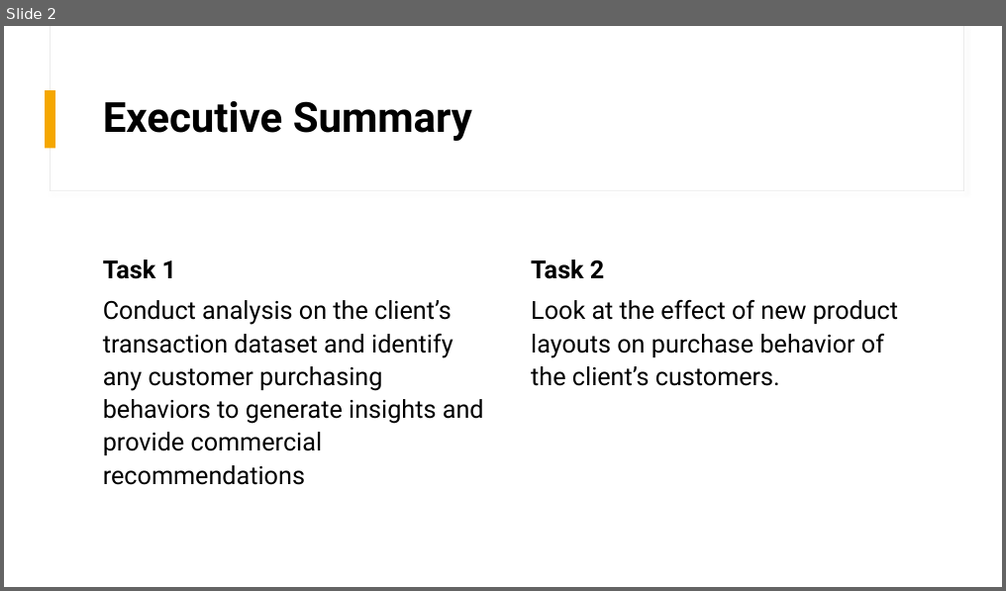
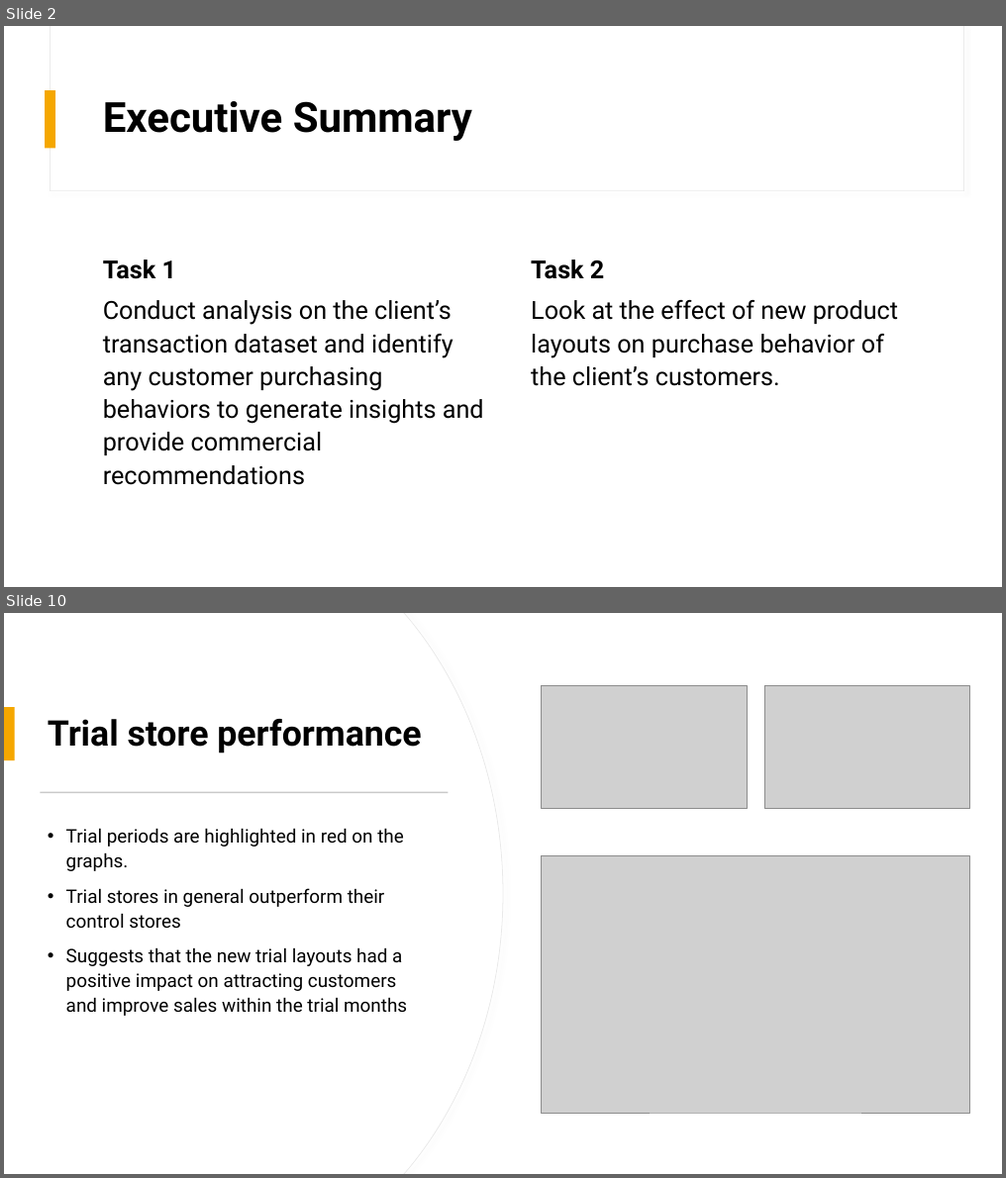
Before and after one commit to daniel8691/Quantium-virtual-internship, a slide deck: Powerpoint_presentation/Category Review.pptx. Shown one above the other, each under a label of ours: slide 2 before the commit, slides 2 and 10 after it; the slides between them are not shown. The pictures are 1006x591 and 1006x1178 pixels, drawn with LibreOffice and Linux fonts; fonts in the diff are those of the drawing; grey boxes stand for pictures. Boxes give left, top, right and bottom in pixels: in the first picture for what was removed or moved away, otherwise in the second. Text is boxed around its words. In the diff, an @@ line names an element or a change of style, - is before the commit and + after.

```diff
--- a/Powerpoint_presentation/Category Review.pptx
+++ b/Powerpoint_presentation/Category Review.pptx
@@ slide 10 added at (4,613,1002,1174), background #FFFFFF; not listed: 2 template elements that a slide beside it also shows @@
@@ rectangle added at (4,613,1002,1174), fill #FFFFFF @@
@@ freeform shape added at (4,613,503,1174), fill #FFFFFF, outline #E9E9E9 0.75 pt @@
@@ freeform shape added at (4,613,503,1174), fill #FFFFFF @@
@@ picture added at (542,685,746,808) @@
@@ picture added at (764,685,969,808) @@
@@ rectangle added at (4,707,15,761), fill #F5A700 @@
@@ title added at (48,719,421,754), 34 pt, text #000000, bold @@
+Trial store performance
@@ rectangle added at (40,792,448,793), fill #C9C9C9 @@
@@ text added at (66,828,407,1016), 18 pt, text #000000 @@
+• Trial periods are highlighted in red on the graphs.
+• Trial stores in general outperform their control stores
+• Suggests that the new trial layouts had a positive impact on attracting customers and improve sales within the trial months
@@ picture added at (542,857,969,1113) @@
```
Also in this commit, not shown: 7 other slides added, 7 other files.
